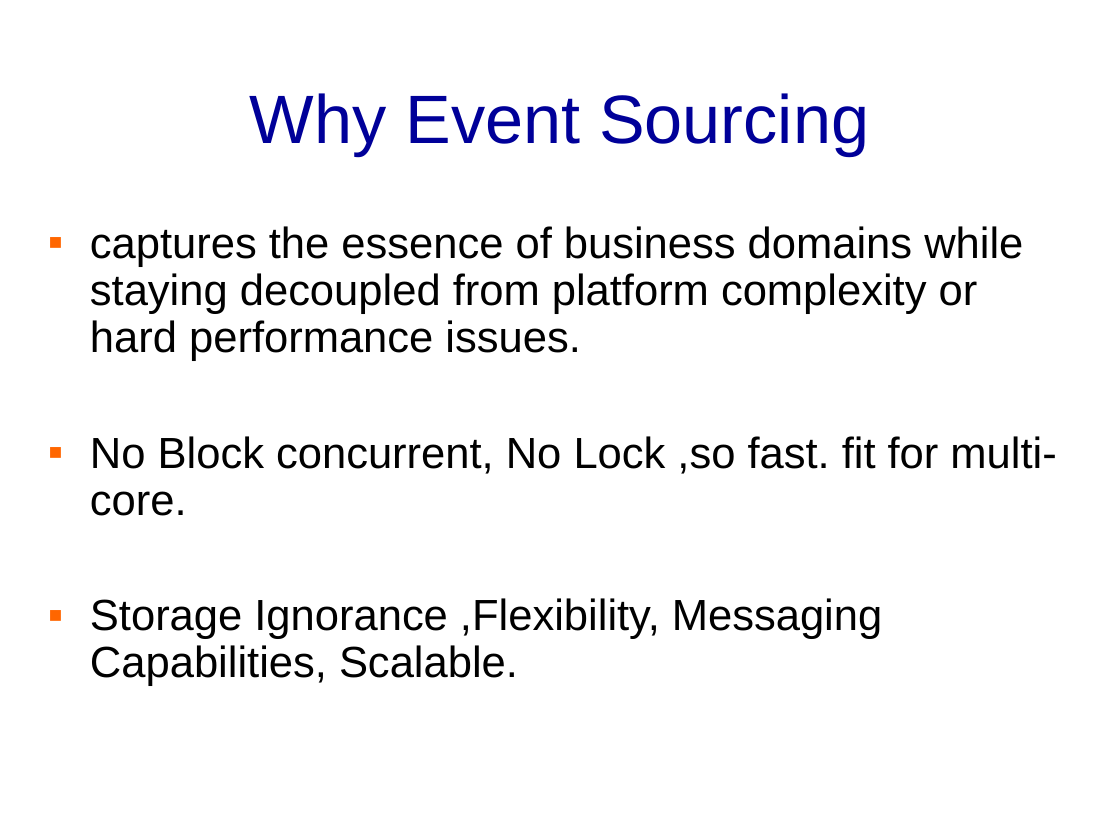
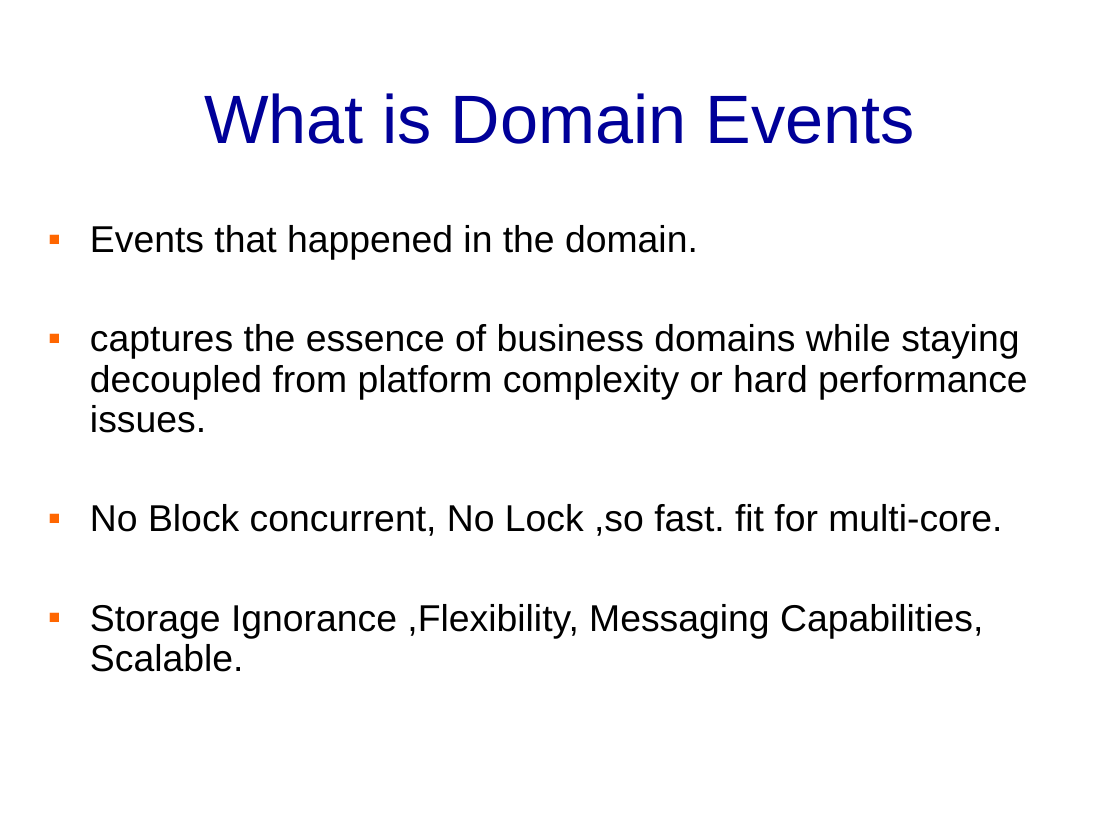
Before and after one commit to banq/jdonframework, a slide deck: slide 17 of doc/english/JdonFramework.ppt (slide 11 before the commit). Drawn at 1120x840 pixels with LibreOffice and Linux fonts; fonts in the diff are those of the drawing; background and template pictures are left out. Boxes give left, top, right and bottom in pixels: in the first picture for what was removed or moved away, otherwise in the second. Text is boxed around its words. In the diff, an @@ line names an element or a change of style, - is before the commit and + after.

```diff
--- a/doc/english/JdonFramework.ppt
+++ b/doc/english/JdonFramework.ppt
@@ title at box(204, 93, 915, 144): text changed @@
-Why Event Sourcing
+What is Domain Events
@@ text at box(90, 225, 698, 260): paragraph added @@
+▪ Events that happened in the domain.
@@ text at box(90, 324, 1028, 672): size 28 to 24 pt in "captures the essence of business domains while ...", "No Block concurrent, No Lock ,so fast. ...", "Storage Ignorance ,Flexibility, Messaging Capabilities, Scal ..."; less space between paragraphs @@
```
Also in this commit, not shown: 22 other slides changed, 8 slides added, 17 slides removed, 2 other files.
